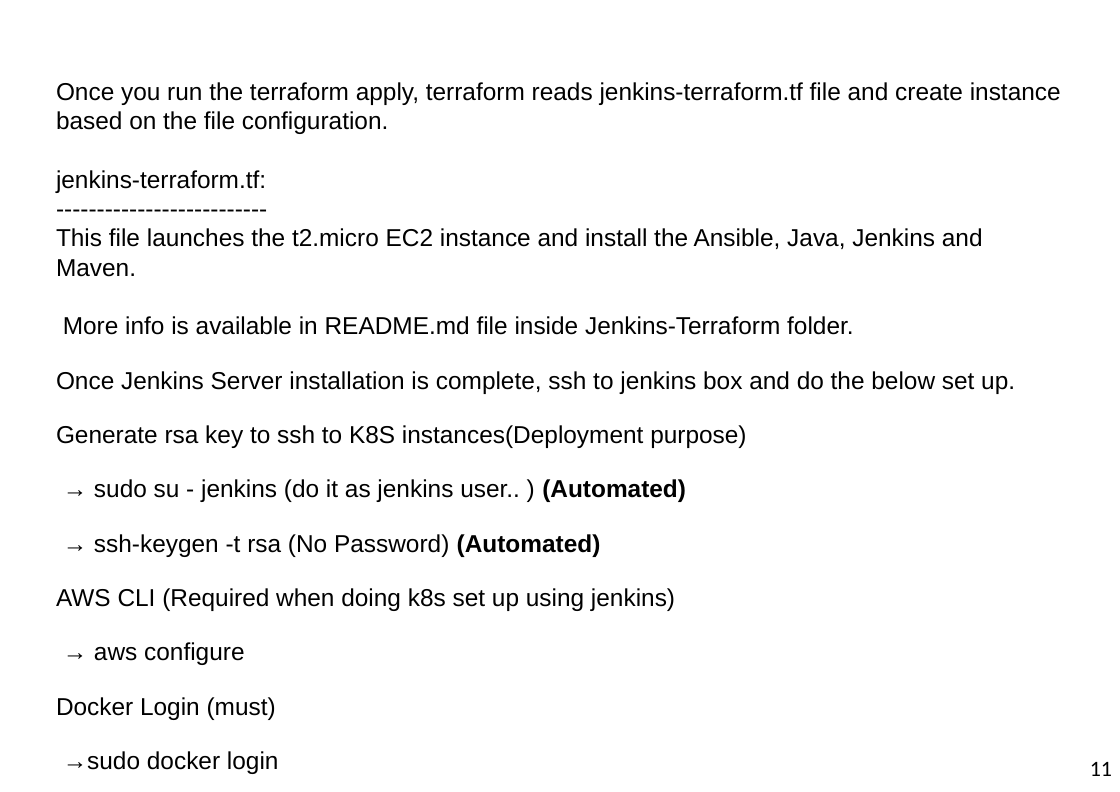
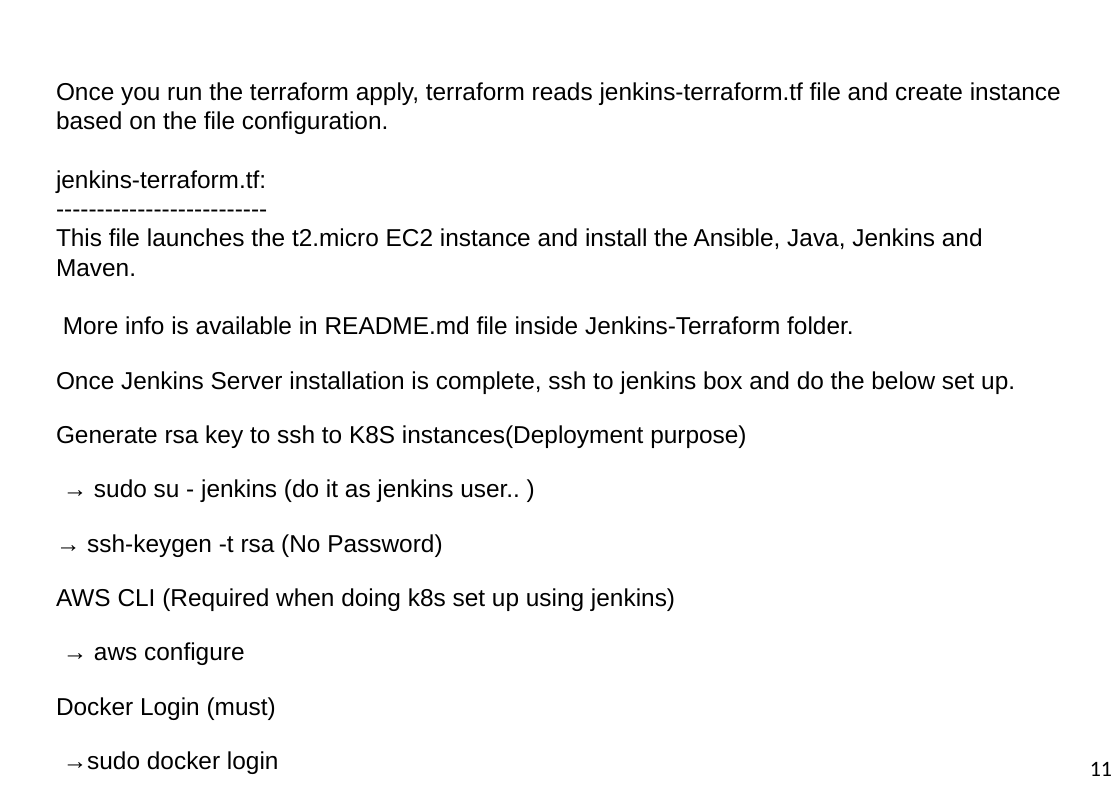
Before and after one commit to kiranpe/DevOpsCloud, a slide deck: slide 11 of DevOpsDoc.pptx. Drawn at 1120x792 pixels with LibreOffice and Linux fonts; fonts in the diff are those of the drawing; background and template pictures are left out. Boxes give left, top, right and bottom in pixels: in the first picture for what was removed or moved away, otherwise in the second. Text is boxed around its words. In the diff, an @@ line names an element or a change of style, - is before the commit and + after.

Commit message:
Latest changes added to PPT

```diff
--- a/DevOpsDoc.pptx
+++ b/DevOpsDoc.pptx
@@ text at [87, 479, 520, 557]: text changed @@
-→ sudo su - jenkins (do it as jenkins user.. ) (Automated)
-→ ssh-keygen -t rsa (No Password) (Automated)
+→ sudo su - jenkins (do it as jenkins user.. )
+→ ssh-keygen -t rsa (No Password)
```
Also in this commit, not shown: 1 other slide changed.
